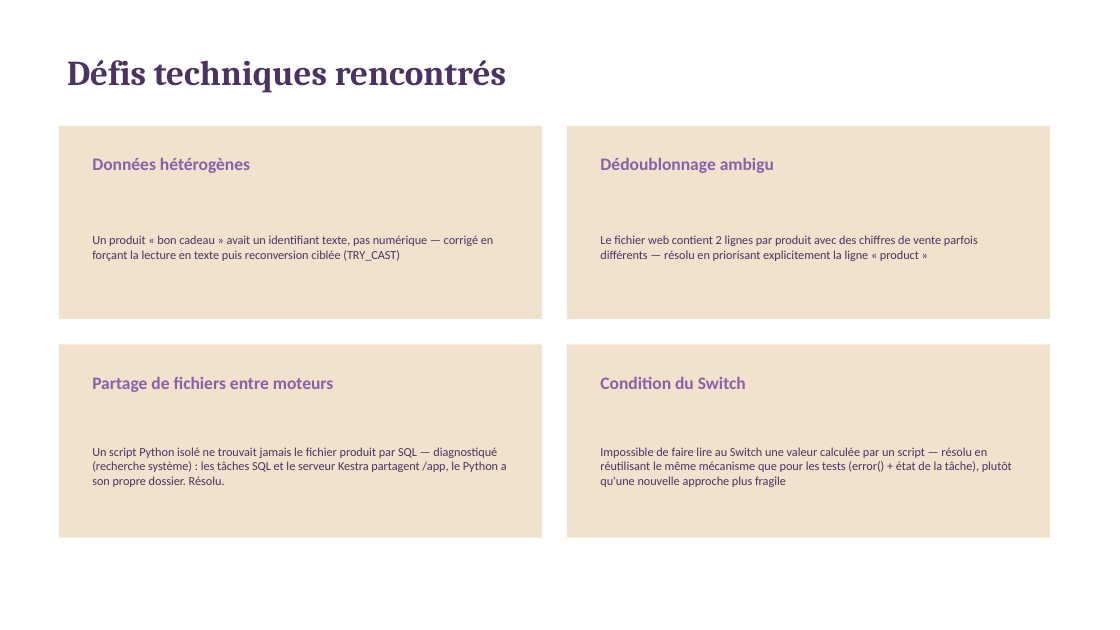
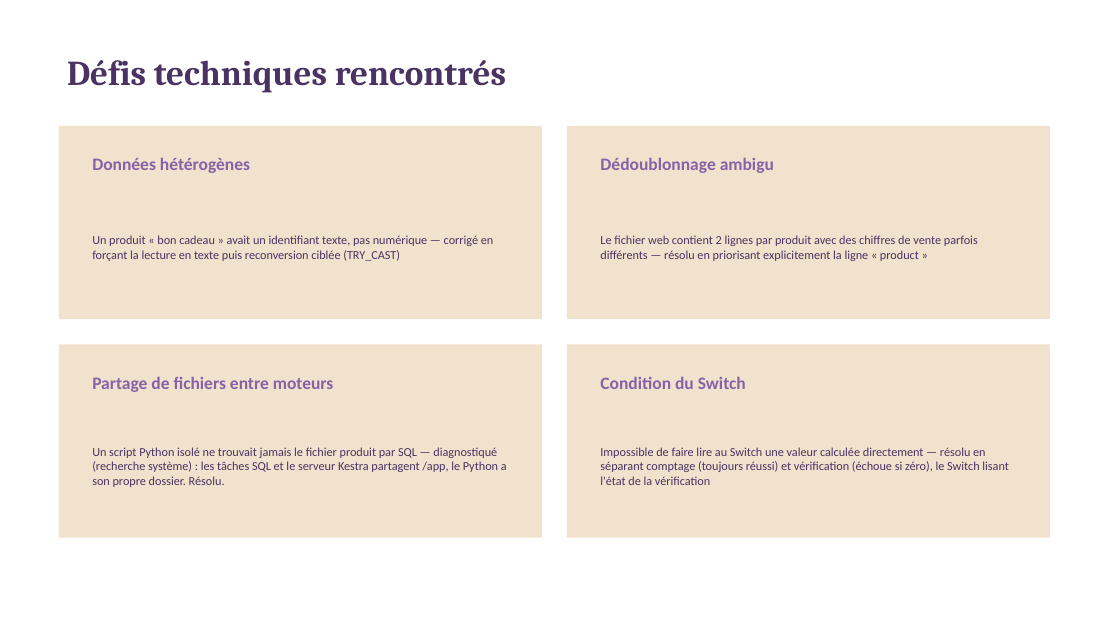
Before and after one commit to dorrazch-hue/bottleneck-data-pipeline, a slide deck: slide 10 of bottleneck_presentation.pptx. Drawn at 1120x630 pixels with LibreOffice and Linux fonts; fonts in the diff are those of the drawing. Boxes give left, top, right and bottom in pixels: in the first picture for what was removed or moved away, otherwise in the second. Text is boxed around its words. In the diff, an @@ line names an element or a change of style, - is before the commit and + after.

Commit message:
Presentation: description du Switch mise a jour (point 4 du mentor)

```diff
--- a/bottleneck_presentation.pptx
+++ b/bottleneck_presentation.pptx
@@ text at <box>600,447,1009,485</box>: text changed @@
-Impossible de faire lire au Switch une valeur calculée par un script — résolu en réutilisant le même mécanisme que pour les tests (error() + état de la tâche), plutôt qu'une nouvelle approche plus fragile
+Impossible de faire lire au Switch une valeur calculée directement — résolu en séparant comptage (toujours réussi) et vérification (échoue si zéro), le Switch lisant l'état de la vérification
```
Also in this commit, not shown: 3 other slides changed.
